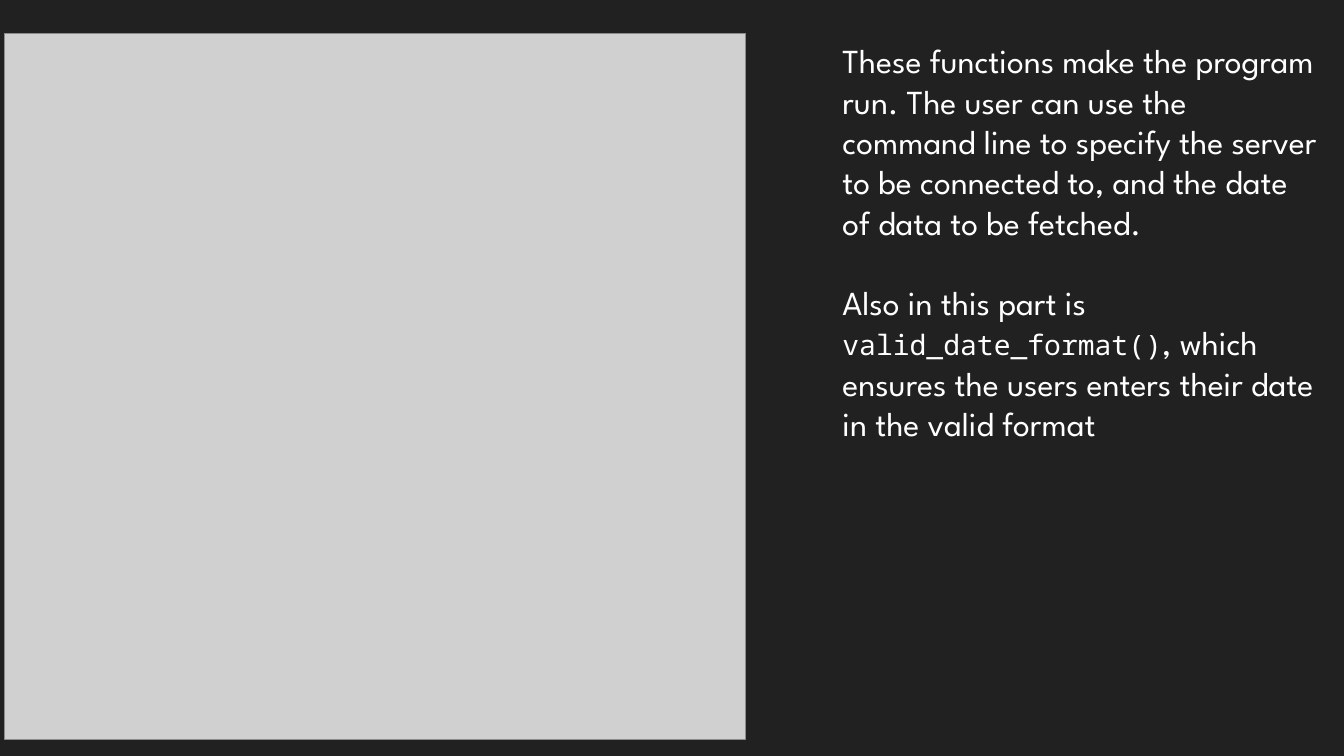
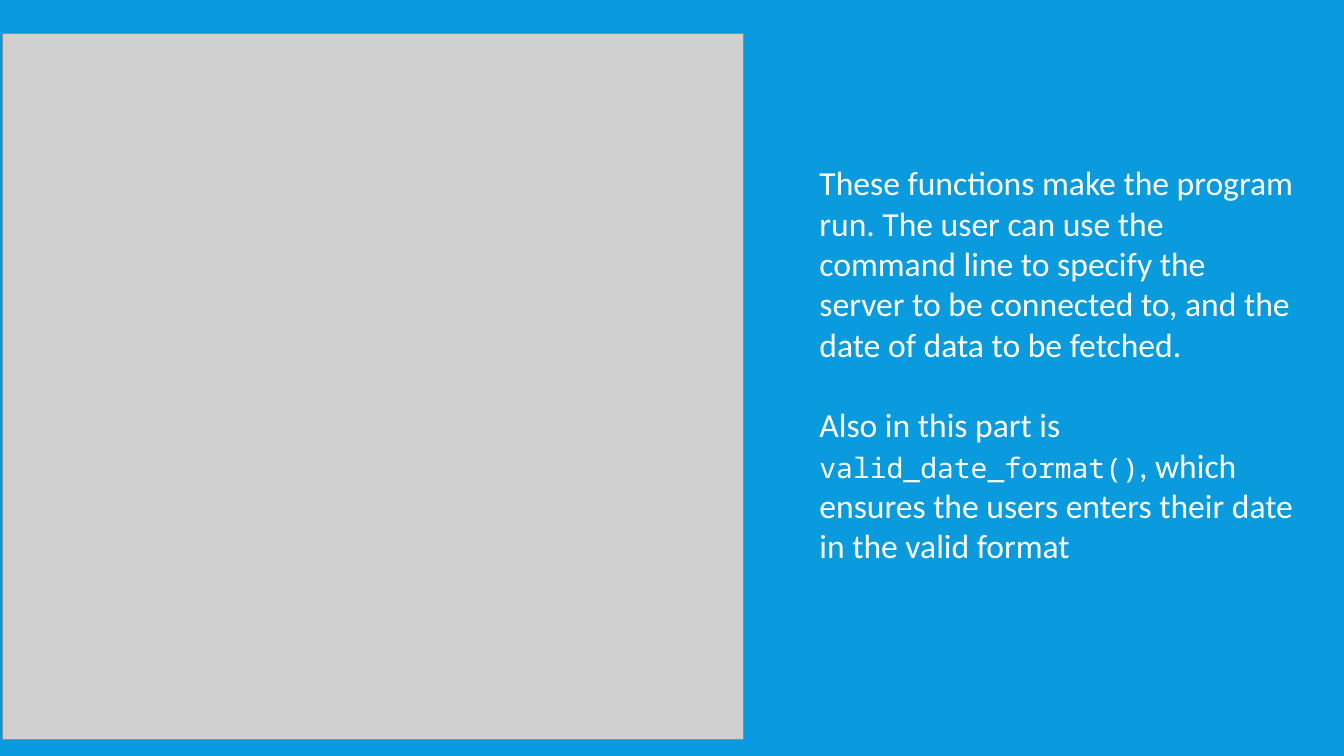
Before and after one commit to LittleDinoCake/CF-Project, a slide deck: slide 7 of Presentation.pptx. Drawn at 1344x756 pixels with LibreOffice and Linux fonts; fonts in the diff are those of the drawing; grey boxes stand for pictures. Boxes give left, top, right and bottom in pixels: in the first picture for what was removed or moved away, otherwise in the second. Text is boxed around its words. In the diff, an @@ line names an element or a change of style, - is before the commit and + after.

```diff
--- a/Presentation.pptx
+++ b/Presentation.pptx
@@ background #212121 to #099BDD @@
@@ text "These functions make the program ...": place and size @@
-text "These functions make the program ..." at box(842, 49, 1317, 437)
+text "These functions make the program ..." at box(819, 171, 1293, 559)
@@ text "These functions make the program ..." at box(819, 171, 1293, 559): font League Spartan to Calibri @@
```
Also in this commit, not shown: 11 other slides changed, 4 slides added, 2 slides removed.
